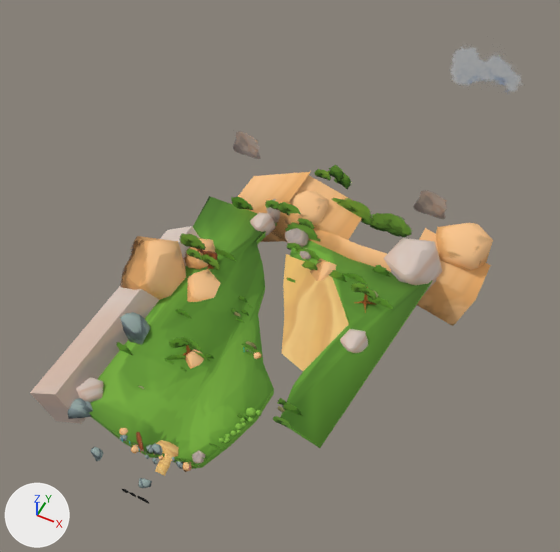
An edit to the glTF model Assets/Environment/LakeMap.glb, drawn before and after from the same camera.
Rendered twice from a 50 mm lens placed at (28.9, -38.5, 79.7), pointed at (-4.7, 28.7, -4.3). The axes (+X, +Y, +Z) are drawn at lower left. The lights are the same throughout. Where no turn or scale is listed for an object, it has been applied to the vertices.
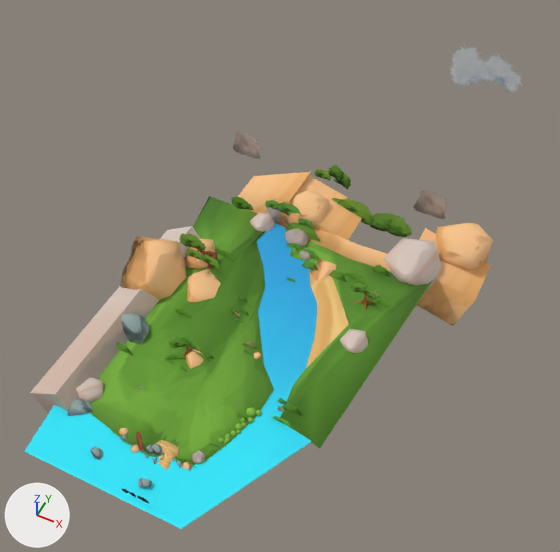
Pixel boxes (x1, y1, x2, y2) of what changed, in the pictures (560 x 552 px):
```json
{"object": "Plane.001", "change": "added", "after": [24, 223, 317, 529], "on screen": "cyan"}
{"object": "Plane.007", "change": "unchanged, covered by the edit", "before": [282, 254, 349, 371], "after": [306, 270, 349, 368]}
```

Edits to the scene script, one JSON object a line:
```json
{"op": "add", "block": "me_plane_018", "code": ["me_plane_018 = bpy.data.meshes.new('Plane.018')", "me_plane_018.from_pydata(...)  # 14 vertices, 12 faces; spans x -2.89..4.54, y -7.89..3.62, z 0.0..0.02", "me_plane_018.materials.append(mat_matenvironmentatlas_001)  # picture img_mapatlas"]}
{"op": "add", "block": "ob_plane_001", "code": ["ob_plane_001 = bpy.data.objects.new('Plane.001', me_plane_018)", "ob_plane_001.location = (0.0, 20.0, -0.1)", "ob_plane_001.rotation_euler = (3.142, 0.0, 0.0)  # degrees (180, 0, 0)", "ob_plane_001.scale = (-4.03, -4.03, -4.03)"]}
```
